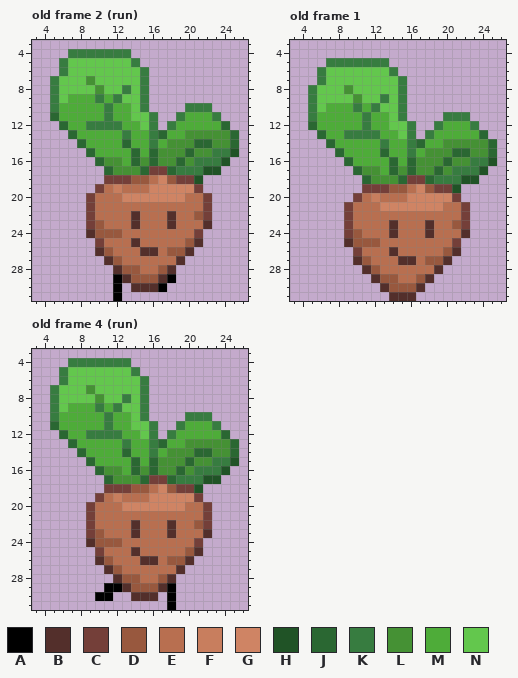
Two states of a pixel-art file, sprites/seed.aseprite. Above: the version before the commit.
32x32 pixels, 11 frames. Shown: old frame 2 (run): x 3..26, y 3..31; old frame 1: x 3..26, y 3..31; old frame 4 (run): x 3..26, y 3..31. The commit also changed other frames, which this record leaves out.
Palette (. is transparent): A #000000  B #532f2b  C #743f39  D #98583e  E #b86f50  F #c87e5e  G #cf8464  H #205326  J #2a6732  K #377c40  L #459134  M #4eac39  N #63c74d
Pixels before, old frame 2 (run), first column x 5:
 4 ..KKKKKKK............
 5 .KNNNNNNNK...........
 6 .KNNNNNNNNK..........
 7 KNNNLNNNNNK..........
 8 KNNNNLNNKNK..........
 9 KNMMMKMKNNK..........
10 KMMMMMKMMNK....KKK...
11 JMMMMMKMMNNK..KMMMK..
12 .JMMKKKKMMNK.KMMMMMJ.
13 ..JMMMMMKMMKJMMLLLLLJ
14 ...JMMMMJMMKMLLLJJLLJ
15 ....JMMMMJMJLLLJLLKKH
16 .....JLLMJLJLLJLKKKH.
17 ......JLLLJCCJKKKHH..
18 ......CCCDDEGDCCH....
19 .....CEFEEEGGGGGC....
20 ....CEEEGGGGGGGEEC...
21 ....CEEEEEEEEEEEEC...
22 ....CEEEEBEEEBEEDC...
23 ....CDEEEBEEEBEEEB...
24 ....BDDDEEEEEEEEC....
25 .....CEEEBEEEEEDB....
26 .....BDEEEBBEDDB.....
27 ......BDEEEEEEB......
28 .......BDDEEDB.......
29 .......ABDDDBA.......
30 .......A.BBBA........
31 .......A.............
Pixels before, old frame 1, first column x 5:
 5 ..KKKKKKK............
 6 .KNNNNNNNK...........
 7 .KNNNNNNNNK..........
 8 KNNNLNNNNNK..........
 9 KNNNNLNNKNK..........
10 KNMMMKMKNNK..........
11 KMMMMMKMMNK....KKK...
12 JMMMMMKMMNNK..KMMMK..
13 .JMMKKKKMMNK.KMMMMMJ.
14 ..JMMMMMKMMKJMMLLLLLJ
15 ...JMMMMJMMKMLLLJJLLJ
16 ....JMMMMJMJLLLJLLKKH
17 .....JLLMJLJLLJLKKKH.
18 ......JLLLJCCJKKKHH..
19 ......CCCDDEGDCCH....
20 .....CEFEEEGGGGGC....
21 ....CEEEGGGGGGGEEC...
22 ....CEEEEEEEEEEEEC...
23 ....CEEEEBEEEBEEDC...
24 ....CDEEEBEEEBEEEB...
25 ....BDDDEEEEEEEEC....
26 .....CEEEBEEEEEDB....
27 .....BDEEEBBEDDB.....
28 ......BDEEEEEEB......
29 .......BDDEEDB.......
30 ........BDDDB........
31 .........BBB.........
Pixels before, old frame 4 (run), first column x 5:
 4 ..KKKKKKK............
 5 .KNNNNNNNK...........
 6 .KNNNNNNNNK..........
 7 KNNNLNNNNNK..........
 8 KNNNNLNNKNK..........
 9 KNMMMKMKNNK..........
10 KMMMMMKMMNK....KKK...
11 JMMMMMKMMNNK..KMMMK..
12 .JMMKKKKMMNK.KMMMMMJ.
13 ..JMMMMMKMMKJMMLLLLLJ
14 ...JMMMMJMMKMLLLJJLLJ
15 ....JMMMMJMJLLLJLLKKH
16 .....JLLMJLJLLJLKKKH.
17 ......JLLLJCCJKKKHH..
18 ......CCCDDEGDCCH....
19 .....CEFEEEGGGGGC....
20 ....CEEEGGGGGGGEEC...
21 ....CEEEEEEEEEEEEC...
22 ....CEEEEBEEEBEEDC...
23 ....CDEEEBEEEBEEEB...
24 ....BDDDEEEEEEEEC....
25 .....CEEEBEEEEEDB....
26 .....BDEEEBBEDDB.....
27 ......BDEEEEEEB......
28 .......BDDEEDB.......
29 ......AABDDDBA.......
30 .....AA..BBB.A.......
31 .............A.......
New version:
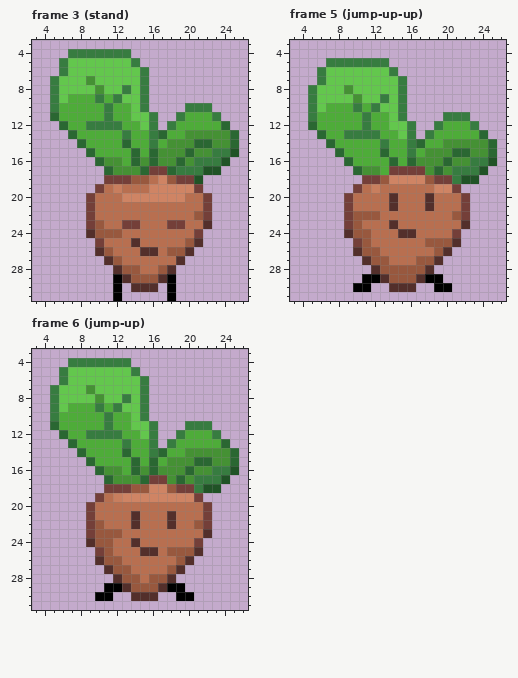
A new or re-ordered frame is compared with the old frame closest to it.
Edits made:
frames 11 -> 19
layer "Leaf Back" added
Changed rows in their new state; - is an unchanged pixel.
Frame 3 (stand) is new; against old frame 2 (run), layer "Layer 1":
first column x 13:
22 -E---E-
23 CC---CC
first column x 17:
30 .A
31 -A
Frame 5 (jump-up-up) is new; against old frame 1, layer "Layer 1":
first column x 9:
17 -----CCCC-----
18 --CCDGGGGDCC--
19 -CEFEEE-EEGGC-
20 CE-E-B-EEBEEEC
21 ----EBEEEBE---
22 -DDD--------D-
23 -D-------E--EB
24 B-D--EBB-E--C.
25 .C-E-----DDDB-
26 -BDD-E----DB.-
27 -.BDD-EED-B.--
28 --.BDDDDDB.---
29 --AAB-DDBAA---
30 -AA-.BBB.-AA--
31 -----...------
Frame 6 (jump-up) is new; against old frame 4 (run), layers "Layer 1", "Leaf Back":
first column x 10:
10 ----------...---
11 ---------.KKK.--
12 --------.K---K.-
13 -------.K-MMMMJ.
14 -------JMM-LL---
15 -------M--LJJLLJ
16 ---------LJLL-KH
17 --------LJL-KKH-
18 ------G----KHH--
19 ---GGG----------
20 ---EEEEEEE------
21 ----B---B-------
22 D---------------
23 -DD-E---E-------
24 --E-B-----------
25 -D--EBB-DD------
26 --D--EE-E-------
27 ---D----D-------
28 ------D---------
29 ---------A------
30 --------.AA-----
31 --------.-------
Pixel boxes of the changes (left, top, right, bottom) in both pictures:
changed: (122, 211, 140, 229)
changed: (167, 211, 185, 229)
changed: (158, 283, 176, 301)
changed: (344, 166, 470, 301)
changed: (95, 412, 239, 610)
